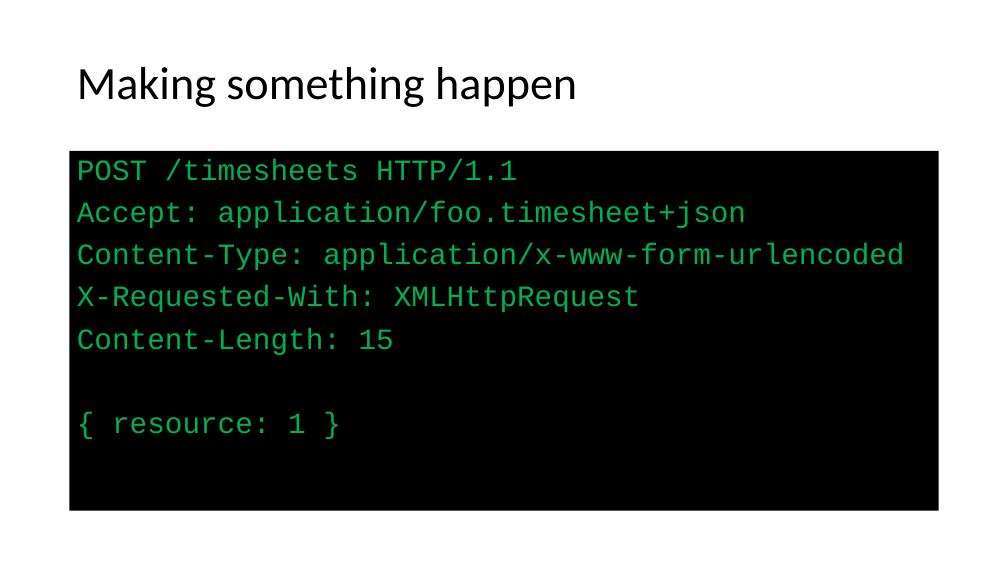
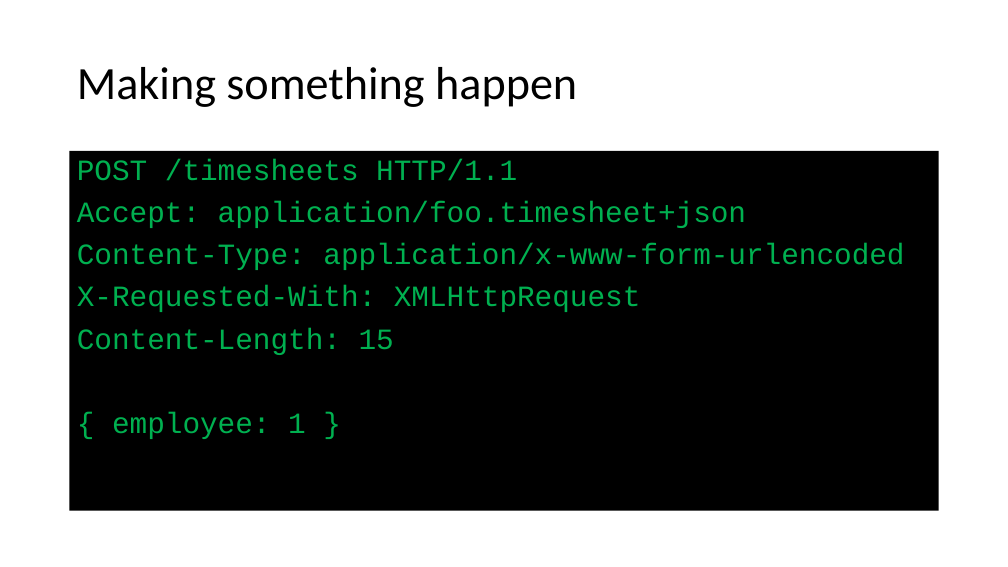
Before and after one commit to IrenaNiu/SU_CPSC_5200_20WQ, a slide deck: slide 8 of lectures/01 - API Design Part I.pptx. Drawn at 1008x567 pixels with LibreOffice and Linux fonts; fonts in the diff are those of the drawing. Boxes give left, top, right and bottom in pixels: in the first picture for what was removed or moved away, otherwise in the second. Text is boxed around its words. In the diff, an @@ line names an element or a change of style, - is before the commit and + after.

```diff
--- a/lectures/01 - API Design Part I.pptx
+++ b/lectures/01 - API Design Part I.pptx
@@ text at bbox=[112, 412, 306, 439]: text changed @@
-{ resource: 1 }
+{ employee: 1 }
```
Also in this commit, not shown: 4 other slides changed, 34 other files.
